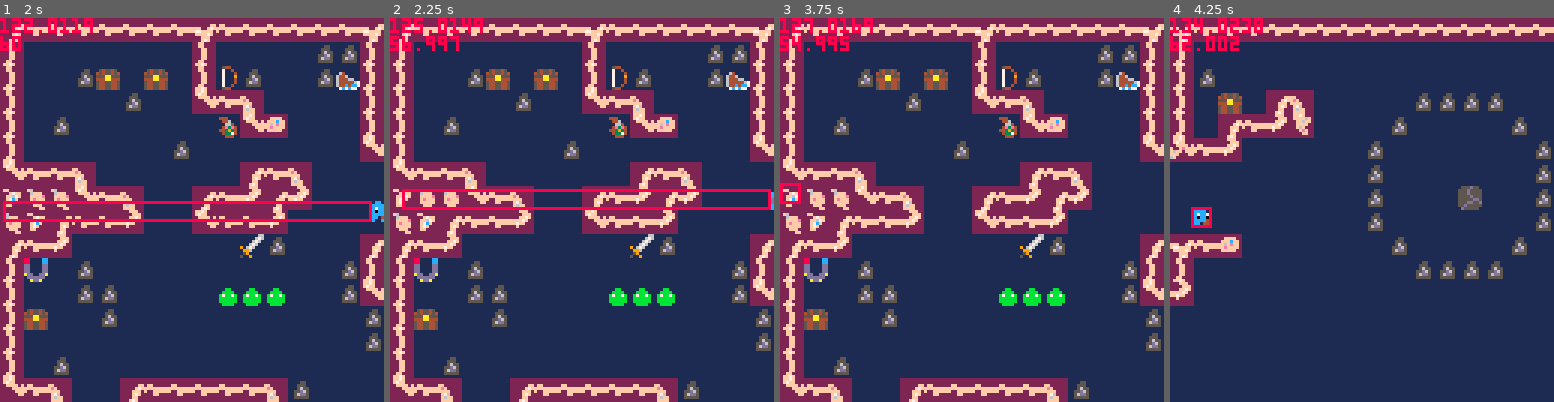
Above: before the commit, frames 1-4 (left to right).
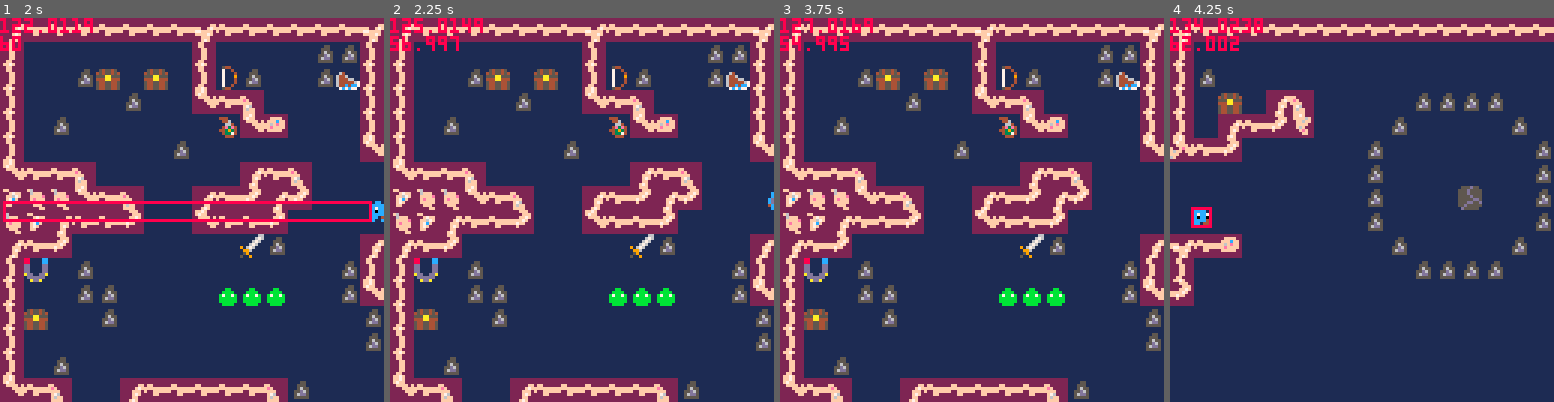
Above: after the commit, the same moments.

Repository: s-france/pico8GameS
Game: PICO-8 cartridge squid.p8
The game is run twice, just before and just after one commit, with the same random seed, the same clock (stepped at 60 frames per second) and the same inputs.
Inputs:
- Up to frame 1 (2 s): tap X (X key) at 0.33, 1.07, 1.85 s; tap O (Z key) at 0.7, 1.7 s; hold Right from 1.6 s (still down)
- Up to frame 2 (2.25 s): release Right at 2.1 s; tap O (Z key) at 2.1 s; hold Up from 2.15 s (still down)
- Up to frame 3 (3.75 s): release Up at 2.42 s; hold Right 2.47-3.03 s; tap O (Z key) every 0.4 s from 2.5 to 3.7 s; tap X (X key) at 2.97 s; hold Left 3.08-3.58 s; hold Down from 3.63 s (still down)
- Up to frame 4 (4.25 s): release Down at 3.97 s; hold Right from 4.02 s (still down); tap X (X key) at 4.08 s; tap O (Z key) at 4.1 s

Frame 1 is identical in both runs. In frame 2, 1.6% of the frame differs, in the area x 3-100%, y 44-50%; in frame 3, 0.1%; in frame 4, nothing differs.

Commit message:
particle hitboxes
nah, Imma do my own thing

Diff:
--- a/squid.p8
+++ b/squid.p8
@@ -408,7 +408,8 @@
 																					dxrange,
 																					dyrange,
 																					freq,
-																					parent)
+																					parent,
+																					hb)
 	local partsys = {}
 	--world position of
 	--particle system
@@ -441,6 +442,11 @@
 		partsys.y = parent.y
 	end
 
+	if hb != nil then
+		partsys.hb = hb
+		--hb.parent = partsys
+	end
+
 	add(particlesystems, partsys)
 end
 
@@ -449,6 +455,7 @@
 	--track sys lifetime
 	partsys.sduration -= 1
 	if partsys.sduration < 0 then
+		del(hitboxes, partsys.hb)
 		del(particlesystems,partsys)
 	end
 
@@ -465,28 +472,43 @@
 															partsys.y-partsys.yrange + rnd(partsys.yrange*2),
 															partsys.pduration,
 															partsys.dx-partsys.dxrange + rnd(partsys.dxrange*2),
-															partsys.dy-partsys.dyrange + rnd(partsys.dyrange*2))
+															partsys.dy-partsys.dyrange + rnd(partsys.dyrange*2),
+															partsys.hb)
 		end
 	elseif partsys.sduration % partsys.freq == 0 then
 		add_particle(partsys.x-partsys.xrange + rnd(partsys.xrange*2),
 															partsys.y-partsys.yrange + rnd(partsys.yrange*2),
 															partsys.pduration,
 															partsys.dx-partsys.dxrange + rnd(partsys.dxrange*2),
-															partsys.dy-partsys.dyrange + rnd(partsys.dyrange*2))
+															partsys.dy-partsys.dyrange + rnd(partsys.dyrange*2),
+															partsys.hb)
 	end
 
 end
 
 --creates a single particle
 --from particle system
-function add_particle(x,y, duration, dx, dy)
+function add_particle(x,y,
+																						duration,
+																						dx,dy,
+																						hb)
 	part = {}
 	part.x = x
 	part.y = y
 	part.duration = duration
 	part.dx = dx
 	part.dy = dy
-
+	part.isalive = true
+
+	if hb != nil then
+		part.hb = add_hitbox(hb.tag,
+																					hb.x,hb.y,
+																					hb.xlen,
+																					hb.ylen,
+																					-1,
+																					hb.oncollision,
+																					part)
+	end
 
 	add(particles, part)
 end
@@ -496,6 +518,7 @@
 	part.duration -=1
 	--delete if done
 	if part.duration < 0 then
+		part.isalive = false
 		del(particles, part)
 	end
 
@@ -894,7 +917,7 @@
 	end
 end
 -->8
--- sword physics
+-- sword
 
 // sword()
 // draws sword swing
@@ -902,13 +925,19 @@
 function sword()
 		for k,v in pairs(global_faces) do
 			if player.face == k then
+
+				//sword hitbox
+				//add_hitbox(0, player.x, player.y, 1,1, v[7]+v[8], sword_oncollision)
+
 				//sword particle visuals
-				add_partsys(player.x + v[3],player.y + v[4], v[5],v[6], v[7], v[8], v[9],v[10], v[11],v[12],v[13])
-				//sword hitbox
-
+				add_partsys(player.x + v[3],player.y + v[4], v[5],v[6], v[7], v[8], v[9],v[10], v[11],v[12],v[13], nil, add_hitbox(4, 0, 0, 1,1, 0, sword_oncollision))
 
 			end
 		end
+end
+
+function sword_oncollision()
+
 end
 -->8
 -- optimizations and development functions
@@ -1024,47 +1053,39 @@
 	hitbox.xlen = xlen
 	hitbox.ylen = ylen
 
-	--[[
+
+	--lifetime of hb
+	---set duration = -1
+	---for parent-based lifetime
+	hitbox.duration = duration
+
+	//oncollision() function
+	//runs on all currently colliding hbs
+	hitbox.oncollision = oncolfunc
+
+	local mapx = (hitbox.x-(hitbox.x%8))/8
+	local mapy = (hitbox.y-(hitbox.y%8))/8
+	hitbox.mapposx = (mapx-(mapx%16)) / 16
+	hitbox.mapposy = (mapy-(mapy%16)) / 16
+
+	if parent != nil then
+		hitbox.parent = parent
+		hitbox.mapposx = parent.mapposx
+		hitbox.mapposy = parent.mapposy
+
+		--hb pos offset from parent x,y pos
+		hitbox.xoff = x
+		hitbox.yoff = y
+
+ 	hitbox.x = hitbox.xoff+hitbox.parent.x
+ 	hitbox.y = hitbox.yoff+hitbox.parent.y
+	end
+
 	--coordinates of the hb edges
 	hitbox.left = hitbox.x-(.5*hitbox.xlen)
 	hitbox.right = hitbox.x+(.5*hitbox.xlen)
 	hitbox.top = hitbox.y-(.5*hitbox.ylen)
 	hitbox.bot = hitbox.y+(.5*hitbox.ylen)
-	--]]
-
-
-	--lifetime of hb
-	---set duration = -1
-	---for parent-based lifetime
-	hitbox.duration = duration
-
-	//oncollision() function
-	//runs on all currently colliding hbs
-	hitbox.oncollision = oncolfunc
-
-	local mapx = (hitbox.x-(hitbox.x%8))/8
-	local mapy = (hitbox.y-(hitbox.y%8))/8
-	hitbox.mapposx = (mapx-(mapx%16)) / 16
-	hitbox.mapposy = (mapy-(mapy%16)) / 16
-
-	if parent != nil then
-		hitbox.parent = parent
-		hitbox.mapposx = parent.mapposx
-		hitbox.mapposy = parent.mapposy
-
-		--hb pos offset from parent x,y pos
-		hitbox.xoff = x
-		hitbox.yoff = y
-
- 	hitbox.x = hitbox.xoff+hitbox.parent.x
- 	hitbox.y = hitbox.yoff+hitbox.parent.y
-	end
-
-	--coordinates of the hb edges
-	hitbox.left = hitbox.x-(.5*hitbox.xlen)
-	hitbox.right = hitbox.x+(.5*hitbox.xlen)
-	hitbox.top = hitbox.y-(.5*hitbox.ylen)
-	hitbox.bot = hitbox.y+(.5*hitbox.ylen)
 
 	add(hitboxes, hitbox)
 	return hitbox
@@ -1074,23 +1095,23 @@
 function update_hitbox(hb)
 	--track lifetime
 	--lifetime based on duration
-	if hb.duration != -1 then
+	if hb.duration > 0 then
 		hb.duration -= 1
-		if hb.duration == 0 then
+	--lifetime based on parent
+	elseif hb.duration == -1 then
+		if hb.parent.isalive == false then
 			del(hitboxes, hb)
 		end
-	--lifetime based on parent
-	else
-		if hb.parent.isalive == false then
-		 del(hitboxes, hb)
-		end
-	end
+	else //hb.duration == 0
+		del(hitboxes, hb)
+	end
+
 
 	--update mappos
 	hb.mapposx, hb.mapposy = map_pos(hb.x,hb.y)
 	if hb.parent != nil then
-		hb.mapposx = hb.parent.mapposx
-		hb.mapposy = hb.parent.mapposy
+		//hb.mapposx = hb.parent.mapposx
+		//hb.mapposy = hb.parent.mapposy
 
 		hb.x = flr(hb.xoff+hb.parent.x)
  	hb.y = flr(hb.yoff+hb.parent.y)
@@ -1104,21 +1125,6 @@
 
 	--add oncollision function here!!!
  for i,j in pairs(hitboxes) do
-		--if j != hb then
-		 -- arrows
-		 --if (hbcollision(hb,j)) an
-		 	--if (j.tag == 1 and j.parent != nil) then
-		 	 --hb.parent.dx = j.parent.dx
-		 	 --hb.parent.dy = j.parent.dy
-		 	 --if (hb.parent.timer >= j.parent.timer) then
-		 	  --hb.parent.timer = j.parent.timer
-		 	 --elseif (hb.parent.timer < j.parent.timer) then
-		 	  --j.parent.timer = hb.parent.timer
-		 	 --end
-		 	--end
-			--end
-		--end
-
 			//check for collision
 			if j != hb and (hbcollision(hb,j)) then
 				//run oncollision function
